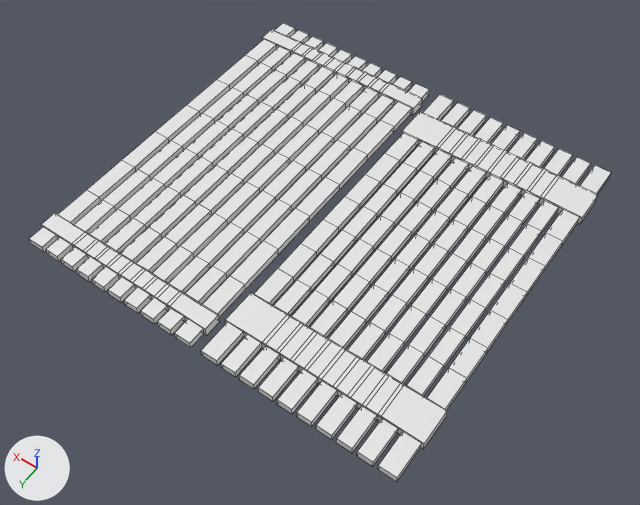
Renders of the Blender file Assets/Blender/WoodPlatform10x20.blend from each side of a commit.
One viewpoint serves both versions: a 50 mm lens placed at (-43.1, 37.0, 65.9), pointed at (-12.0, -6.6, -2.7). Lighting does not change. The marker at lower left points along +X, +Y and +Z. Mesh edges are drawn as thin lines.
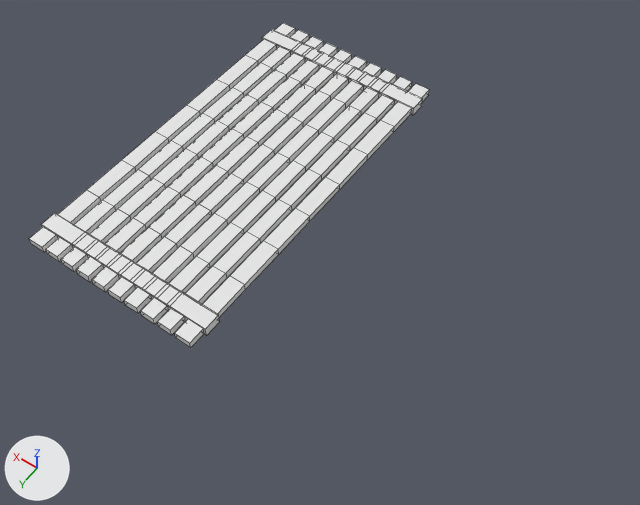
Patch to the scene script:
```diff
--- a/Assets/Blender/WoodPlatform10x20.blend.py
+++ b/Assets/Blender/WoodPlatform10x20.blend.py
@@ ob_cube_001 @@
-ob_cube_001 = bpy.data.objects.new('Cube.001', me_cube_002)
-ob_cube_001.location = (-21.27, -9.98, 0.0)
-ob_cube_001.scale = (10.0, 20.0, 0.39)
```

Changed parts and their boxes [x1, y1, x2, y2] in the pictures (640 x 505 px):
'Cube.001', deleted: before [201, 94, 611, 482]
